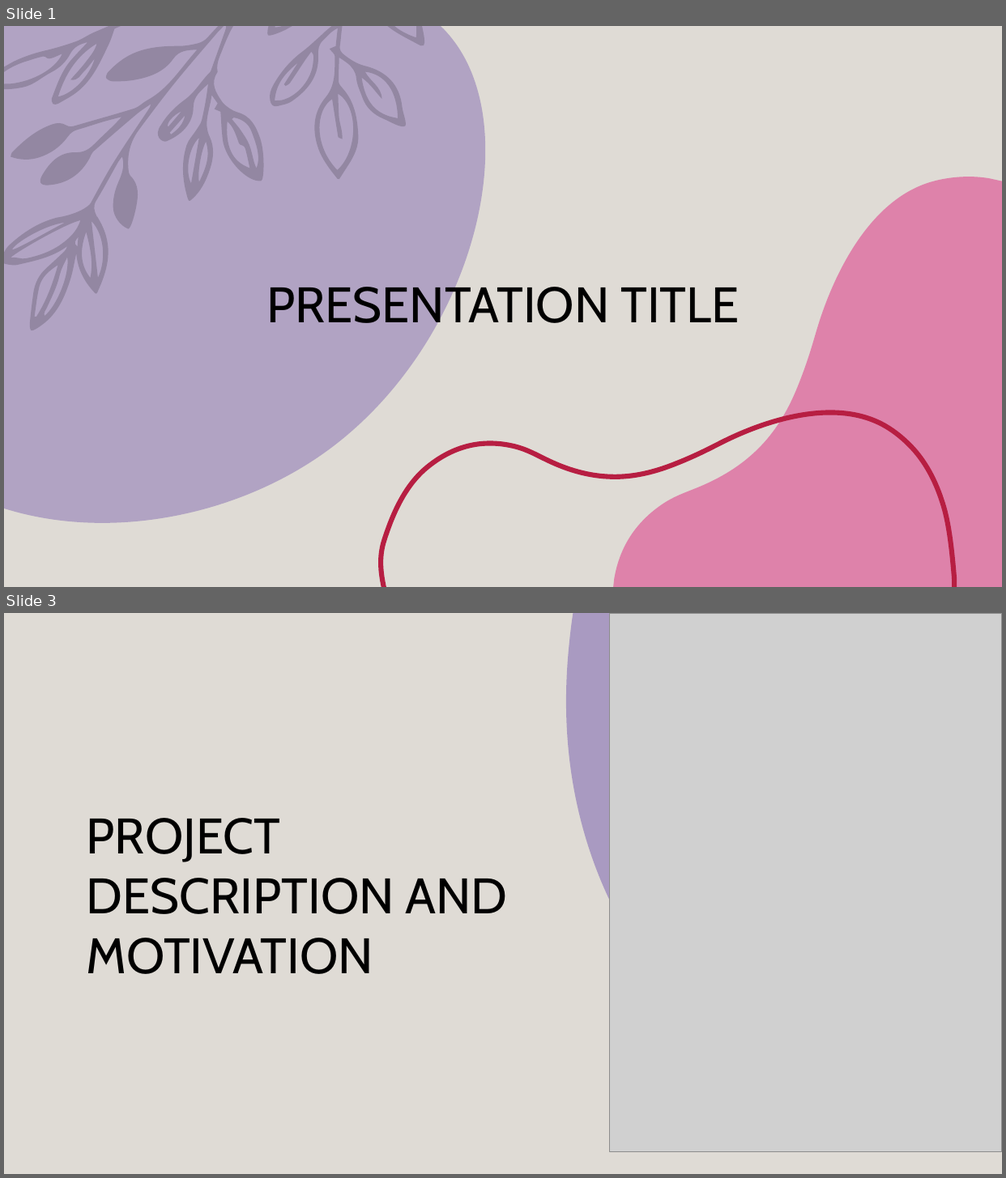
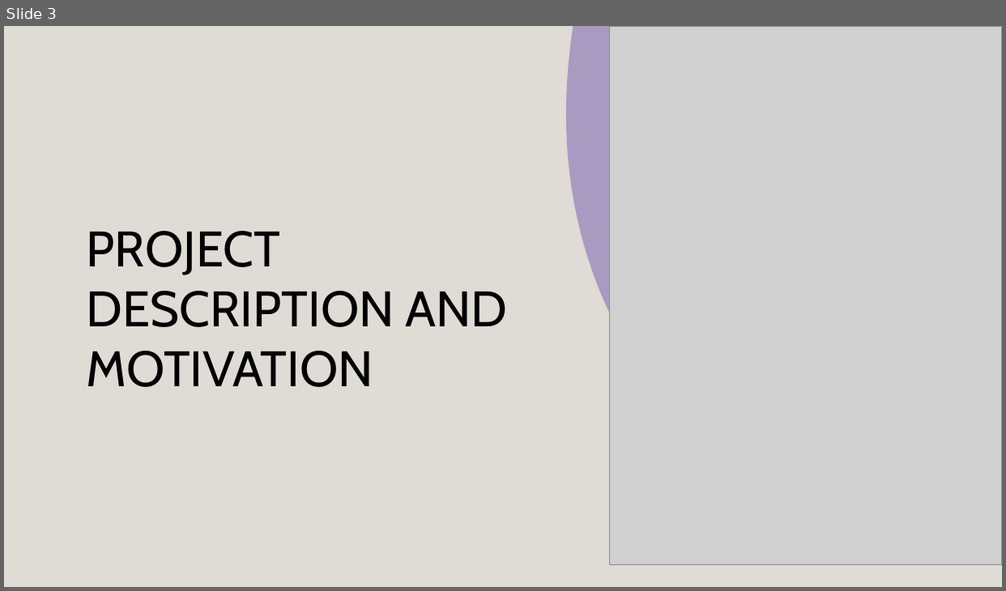
Before and after one commit to seli-hom/Unix-Final, a slide deck: Unix Presentation.pptx. Shown one above the other, each under a label of ours: slides 1 and 3 before the commit, slide 3 after it; the slides between them are not shown. The pictures are 1006x1178 and 1006x591 pixels, drawn with LibreOffice and Linux fonts; fonts in the diff are those of the drawing; grey boxes stand for pictures; background and template pictures are left out. Boxes give left, top, right and bottom in pixels: in the first picture for what was removed or moved away, otherwise in the second. Text is boxed around its words. In the diff, an @@ line names an element or a change of style, - is before the commit and + after.

```diff
--- a/Unix Presentation.pptx
+++ b/Unix Presentation.pptx
@@ slide 1 removed at (x1=4, y1=26, x2=1002, y2=587), background #DFDBD5 @@
@@ freeform shape removed at (x1=4, y1=26, x2=485, y2=523) @@
@@ freeform shape removed at (x1=4, y1=26, x2=424, y2=331) @@
@@ freeform shape removed at (x1=613, y1=177, x2=1002, y2=587) @@
@@ title removed at (x1=266, y1=280, x2=739, y2=334) @@
-PRESENTATION TITLE
@@ freeform shape removed at (x1=381, y1=412, x2=954, y2=587) @@
```
Also in this commit, not shown: 5 slides changed, 1 slide added, 1 other slide removed.
